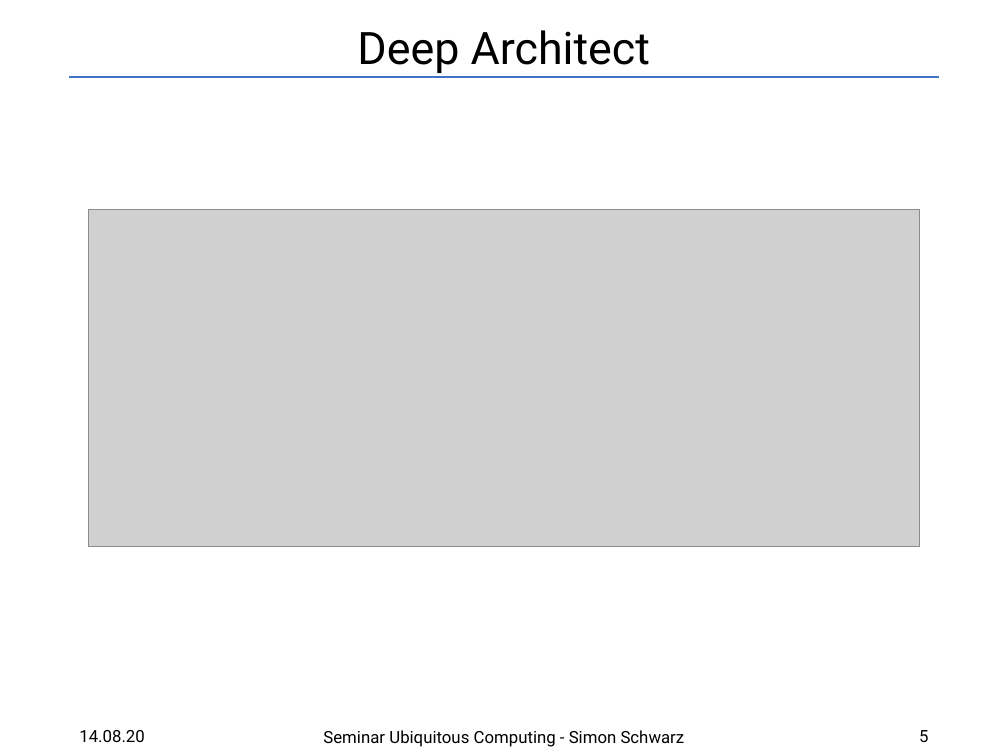
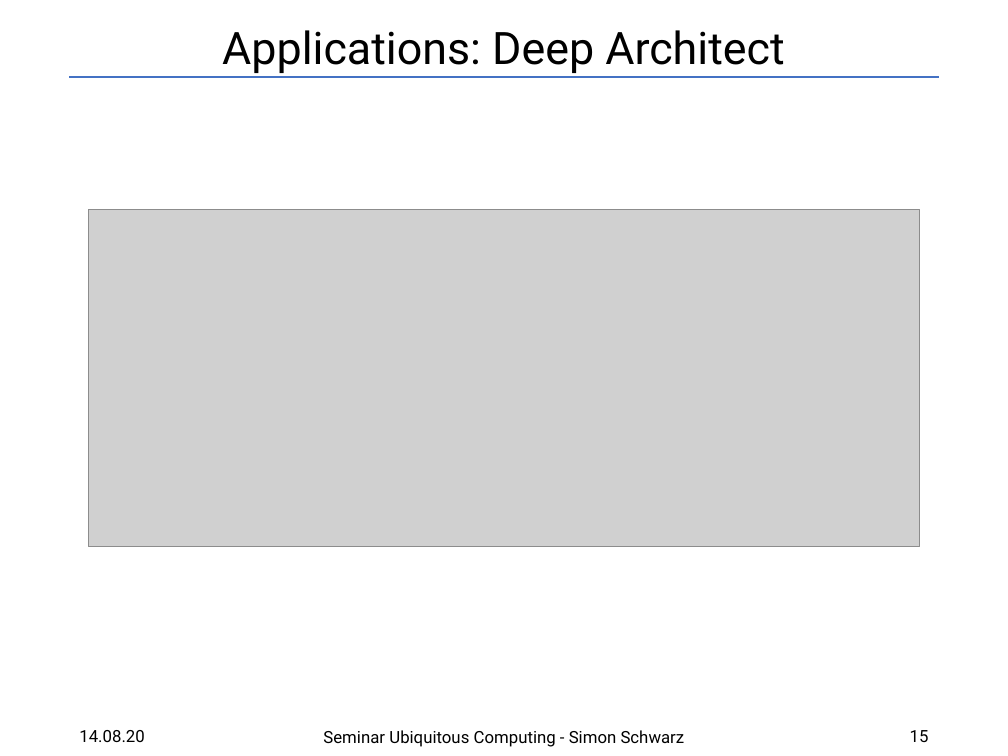
Before and after one commit to SRSchwarz/MCTS-Survey, a slide deck: slide 15 of slides/presentation.pptx (slide 5 before the commit). Drawn at 1008x756 pixels with LibreOffice and Linux fonts; fonts in the diff are those of the drawing; grey boxes stand for pictures. Boxes give left, top, right and bottom in pixels: in the first picture for what was removed or moved away, otherwise in the second. Text is boxed around its words. In the diff, an @@ line names an element or a change of style, - is before the commit and + after.

```diff
--- a/slides/presentation.pptx
+++ b/slides/presentation.pptx
@@ title at <box>222,30,784,73</box>: text changed @@
-Deep Architect
+Applications: Deep Architect
@@ page number at <box>910,730,929,742</box>: text changed @@
-5
+15
```
Also in this commit, not shown: 7 other slides changed, 7 slides added, 3 other files.
